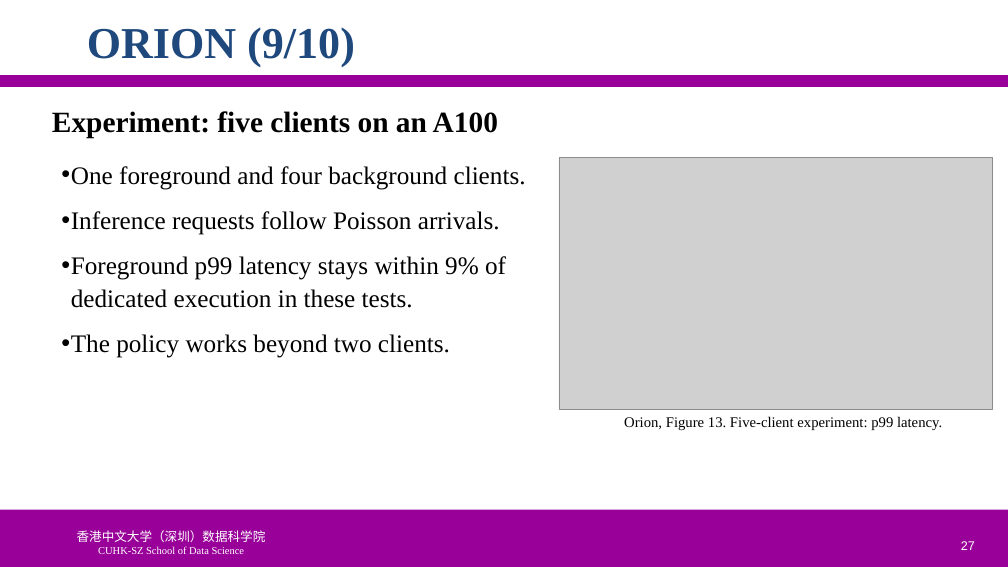
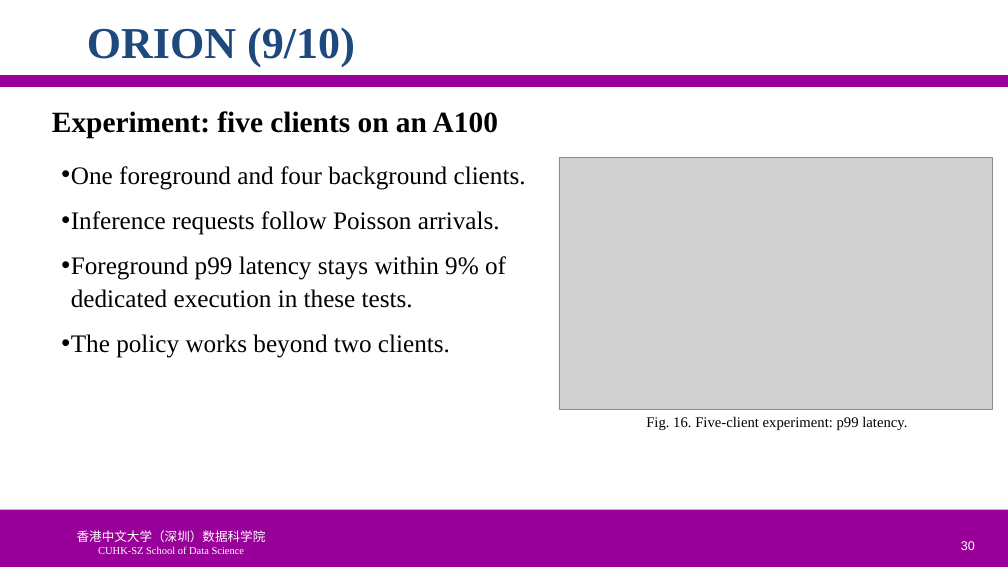
Before and after one commit to ychung1103/ychung1103.github.io, a slide deck: slide 30 of Slides/CSC6103/PPT/05-1110-徐昱玮-225040464.pptx (slide 27 before the commit). Drawn at 1008x567 pixels with LibreOffice and Linux fonts; fonts in the diff are those of the drawing; grey boxes stand for pictures; background and template pictures are left out. Boxes give left, top, right and bottom in pixels: in the first picture for what was removed or moved away, otherwise in the second. Text is boxed around its words. In the diff, an @@ line names an element or a change of style, - is before the commit and + after.

```diff
--- a/Slides/CSC6103/PPT/05-1110-徐昱玮-225040464.pptx
+++ b/Slides/CSC6103/PPT/05-1110-徐昱玮-225040464.pptx
@@ text at [646, 416, 907, 430]: text changed @@
-Orion, Figure 13. Five-client experiment: p99 latency.
+Fig. 16. Five-client experiment: p99 latency.
@@ page number at [961, 541, 975, 550]: text changed @@
-27
+30
```
Also in this commit, not shown: 26 other slides changed, 3 slides added.
